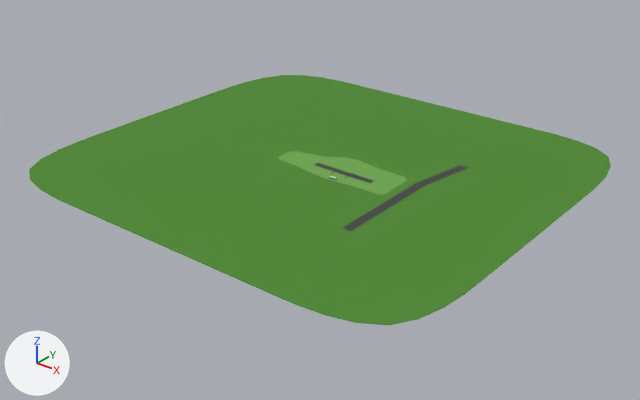
Before and after pictures for a commit that changed the Blender file Art/Locations/BadgerField/BadgerField.blend.
One viewpoint serves both versions: a camera (50 mm lens) standing at (597.0, -792.0, 443.0) and looking at (-29.0, -10.0, -42.0). Arrows for +X, +Y and +Z are at lower left; the lights stay in place. Objects named as collision shapes, trigger or cutter boxes, shadow casters or lower levels of detail are left out.

Objects in the first picture: 'Field-col', 'Outfield-col', 'Road'.
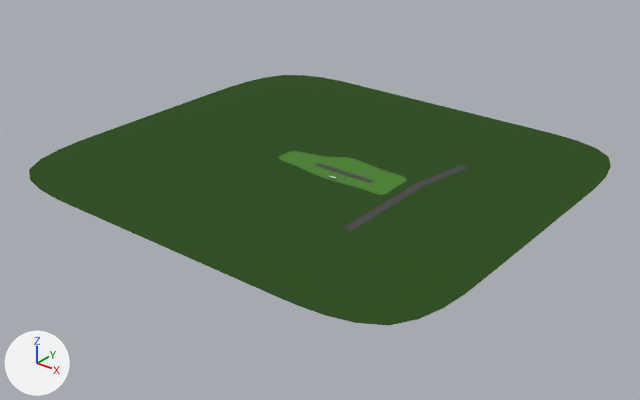
Location of each change, (x1, y1, x2, y2) in pixels of the pictures (640 x 400 px):
'Outfield-col', recoloured
    both: (29, 75, 611, 325)
'Field-col', recoloured
    both: (279, 151, 407, 195)

The change in detail:
Material 'Grass' (mat_grass) changes colour from green #72a854 to green #4f8537; in linear values from (0.169, 0.391, 0.0888) to (0.0778, 0.233, 0.0388).
Material 'Outfield Grass' (mat_outfield_grass) changes colour from green #548c3a to dark green #305021; in linear values from (0.0891, 0.262, 0.0417) to (0.0299, 0.0808, 0.0152).
